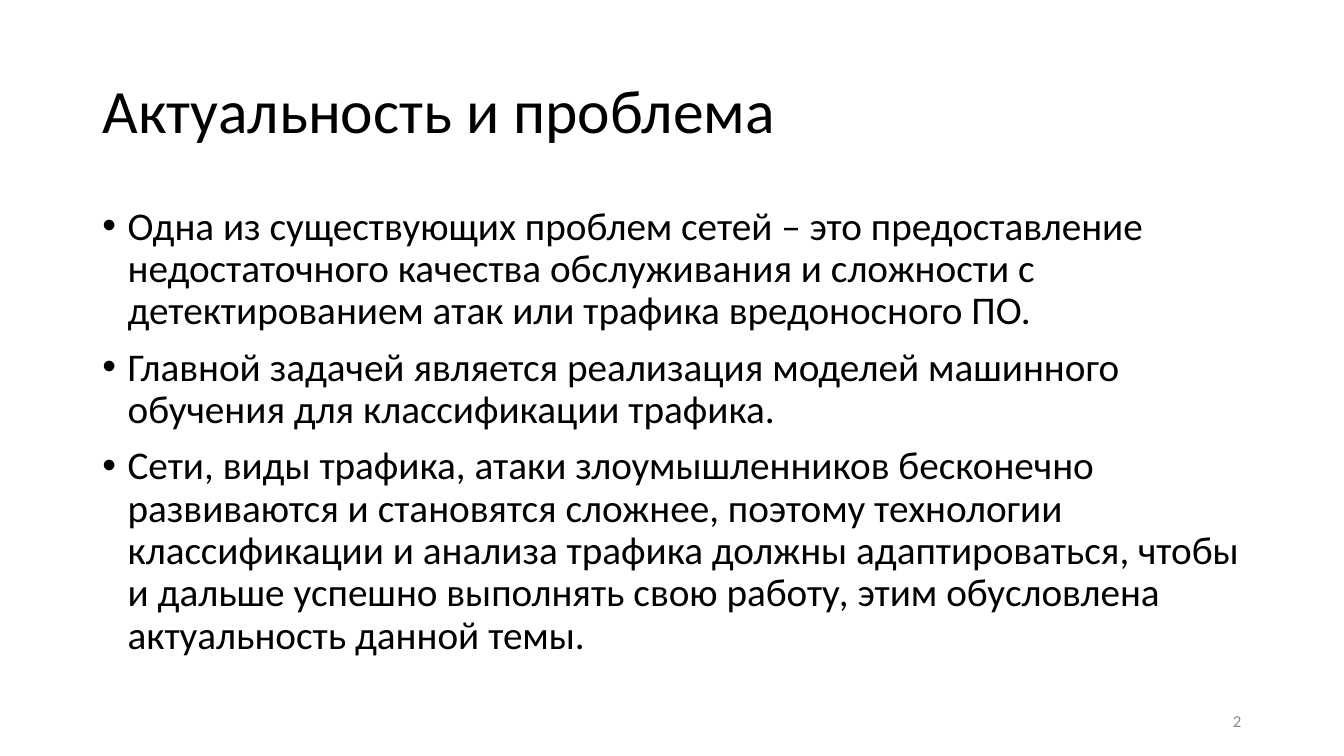
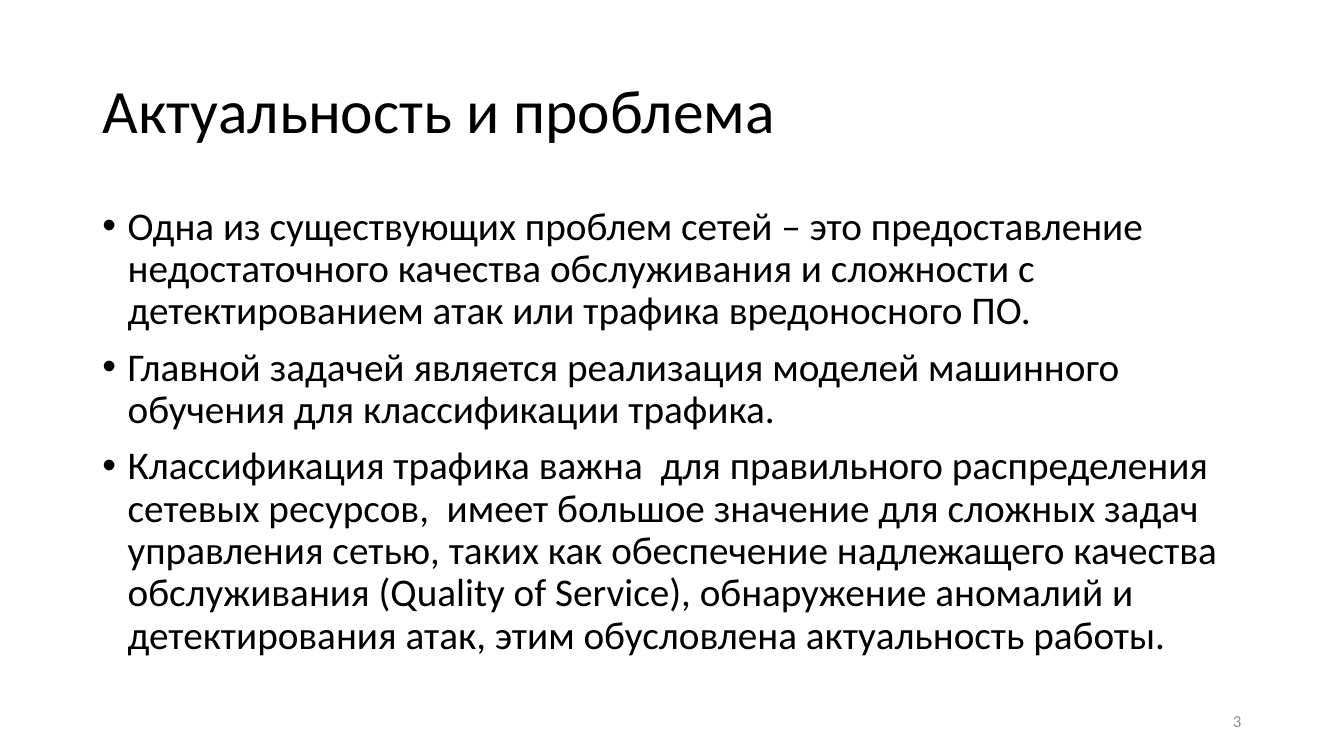
Before and after one commit to biggerevil/diploma, a slide deck: slide 3 of presentation.pptx (slide 2 before the commit). Drawn at 1344x756 pixels with LibreOffice and Linux fonts; fonts in the diff are those of the drawing. Boxes give left, top, right and bottom in pixels: in the first picture for what was removed or moved away, otherwise in the second. Text is boxed around its words. In the diff, an @@ line names an element or a change of style, - is before the commit and + after.

```diff
--- a/presentation.pptx
+++ b/presentation.pptx
@@ text at (128, 452, 1216, 656): text changed @@
-• Сети, виды трафика, атаки злоумышленников бесконечно развиваются и становятся сложнее, поэтому технологии классификации и анализа трафика должны адаптироваться, чтобы и дальше успешно выполнять свою работу, этим обусловлена актуальность данной темы.
+• Классификация трафика важна для правильного распределения сетевых ресурсов, имеет большое значение для сложных задач управления сетью, таких как обеспечение надлежащего качества обслуживания (Quality of Service), обнаружение аномалий и детектирования атак, этим обусловлена актуальность работы.
@@ page number at (1233, 716, 1241, 727): text changed @@
-2
+3
```
Also in this commit, not shown: 2 slides added.
